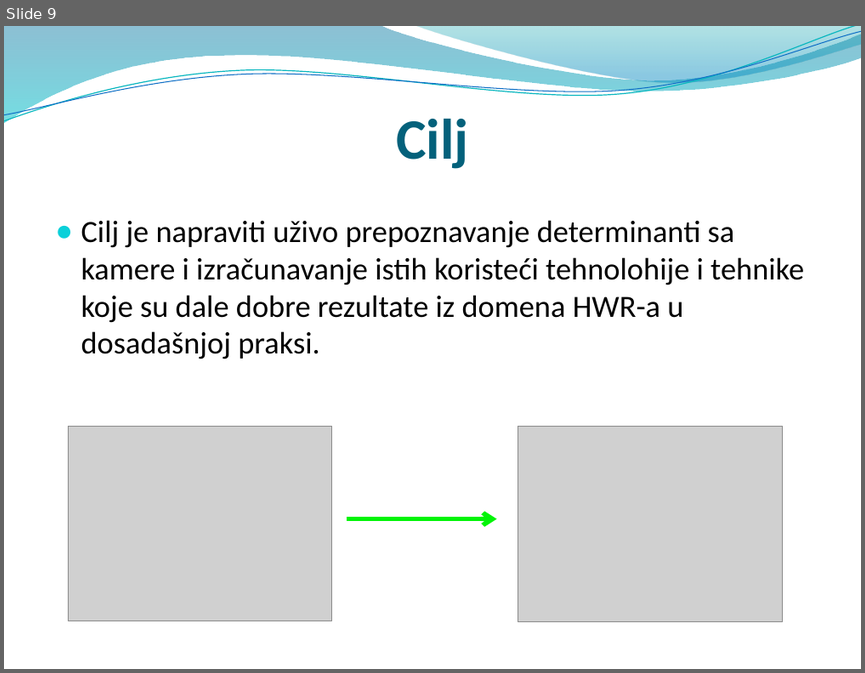
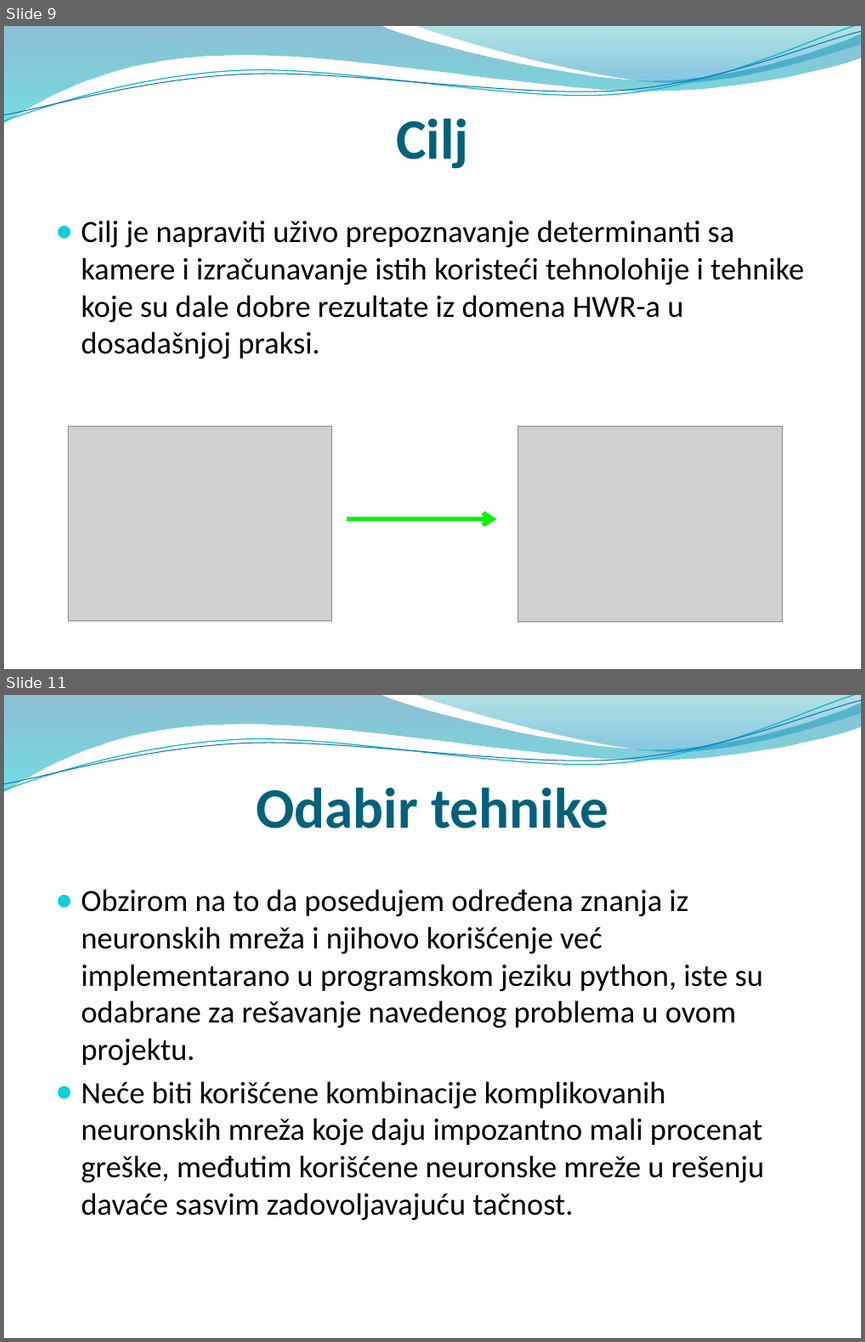
Before and after one commit to banecogic/LiveHWDeterminantSolver, a slide deck: LiveHWDeterminantSolver.pptx. Shown one above the other, each under a label of ours: slide 9 before the commit, slides 9 and 11 after it; the slides between them are not shown. The pictures are 865x673 and 865x1342 pixels, drawn with LibreOffice and Linux fonts; fonts in the diff are those of the drawing; grey boxes stand for pictures; background and template pictures are left out. Boxes give left, top, right and bottom in pixels: in the first picture for what was removed or moved away, otherwise in the second. Text is boxed around its words. In the diff, an @@ line names an element or a change of style, - is before the commit and + after.

```diff
--- a/LiveHWDeterminantSolver.pptx
+++ b/LiveHWDeterminantSolver.pptx
@@ slide 11 added at box(4, 695, 861, 1338), background picture (left out); not listed: 4 template elements that a slide beside it also shows @@
@@ title added at box(256, 788, 608, 828), 48 pt, text #04617B, bold @@
+Odabir tehnike
@@ text added at box(81, 889, 765, 1220), 26 pt, text #000000 @@
+● Obzirom na to da posedujem određena znanja iz neuronskih mreža i njihovo korišćenje već implementarano u programskom jeziku python, iste su odabrane za rešavanje navedenog problema u ovom projektu.
+● Neće biti korišćene kombinacije komplikovanih neuronskih mreža koje daju impozantno mali procenat greške, međutim korišćene neuronske mreže u rešenju davaće sasvim zadovoljavajuću tačnost.
```
Also in this commit, not shown: 1 slide changed, 1 other slide added, 1 slide removed, 1 other file.
